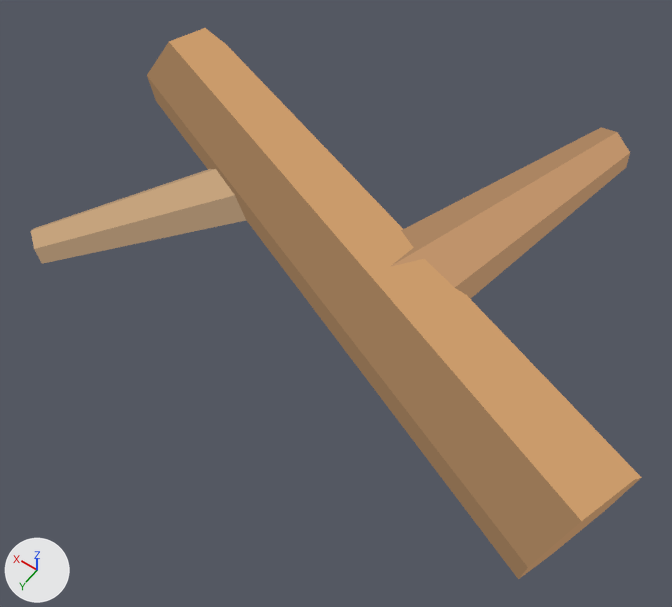
Before and after pictures for a commit that changed the glTF model assets/models/find_driftwood.glb.
Camera for both pictures: a 50 mm camera at (-0.393, 0.563, 0.917) aimed at (0.002, 0.011, 0.049). Every picture has the same lights, and +X, +Y and +Z are marked at lower left. The first picture is the older version. Vertices at exactly the same position are counted once.

Names of what the first picture shows: 'Muschelbucht · Treibholz'.
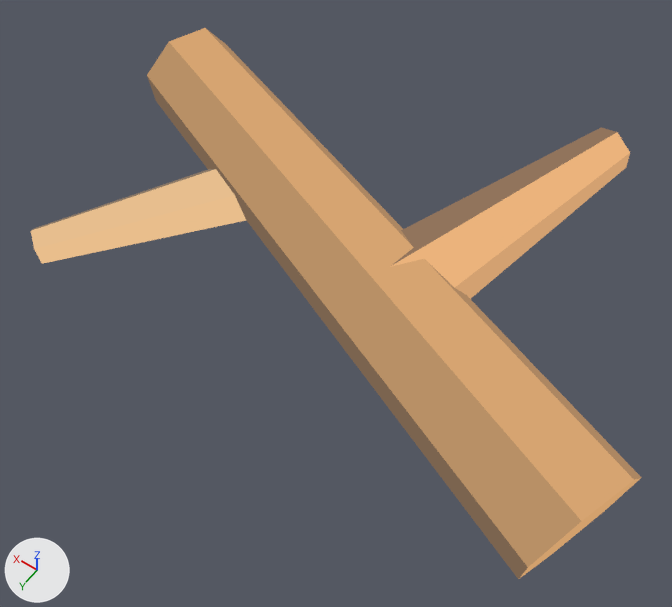
Location of each change, (x1, y1, x2, y2) in pixels of the pictures (672 x 607 px):
```json
{"part": 1, "of": "me_muschelbucht___treibholz", "change": "recoloured", "before": [31, 42, 617, 579], "after": [31, 42, 617, 579]}
{"part": 2, "of": "me_muschelbucht___treibholz", "change": "recoloured", "before": [31, 28, 642, 578], "after": [31, 28, 642, 578], "on screen": "brown to beige"}
```

Edits to the scene script, one JSON object a line:
```json
{"block": "me_muschelbucht___treibholz", "where": "me_muschelbucht___treibholz.from_pydata(...)  # 38 vertices, 64 faces; spans x -0.387..0.358, y -0.311..0.177, z -0.033..0.215"}
{"block": "me_muschelbucht___treibholz", "where": "# used by ob_muschelbucht___treibholz; location = (0.0, 0.0, 0.0)"}
{"block": "me_muschelbucht___treibholz", "change": "me_muschelbucht___treibholz part 1: 43 faces centred in x -0.195..0.348, y -0.304..0.169, z 0.021..0.201 are repainted in the vertex colours; the middle colour goes from brown #8f7655 to brown #7d6650"}
{"block": "me_muschelbucht___treibholz", "change": "me_muschelbucht___treibholz part 2: 21 faces centred in x -0.38..0.263, y -0.184..0.126, z -0.012..0.184 are repainted in the vertex colours; the middle colour goes from brown #bf936b to beige #d3a171"}
```
